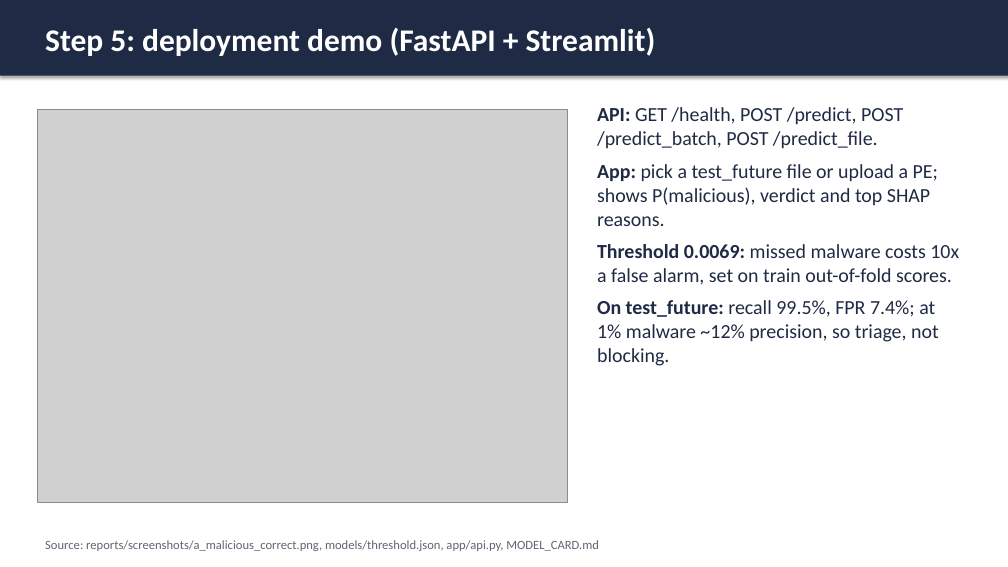
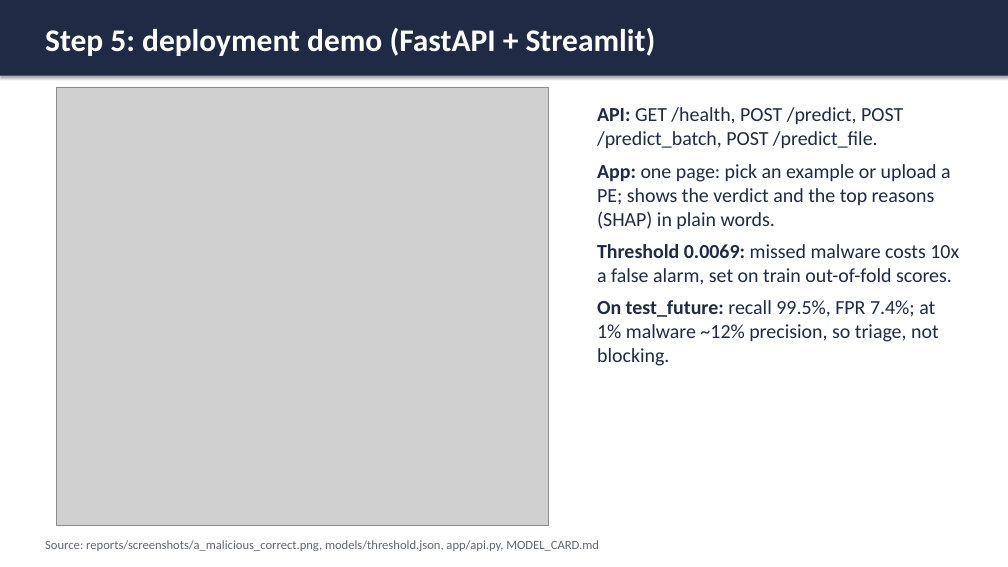
Before and after one commit to Turbo-Soggy/automl, a slide deck: slide 9 of reports/slides.pptx. Drawn at 1008x567 pixels with LibreOffice and Linux fonts; fonts in the diff are those of the drawing; grey boxes stand for pictures. Boxes give left, top, right and bottom in pixels: in the first picture for what was removed or moved away, otherwise in the second. Text is boxed around its words. In the diff, an @@ line names an element or a change of style, - is before the commit and + after.

```diff
--- a/reports/slides.pptx
+++ b/reports/slides.pptx
@@ picture: place and size @@
-picture at (38,110,567,503)
+picture at (57,87,549,526)
@@ text at (597,164,951,230): text changed @@
-App: pick a test_future file or upload a PE; shows P(malicious), verdict and top SHAP reasons.
+App: one page: pick an example or upload a PE; shows the verdict and the top reasons (SHAP) in plain words.
```
Also in this commit, not shown: 10 other files.
